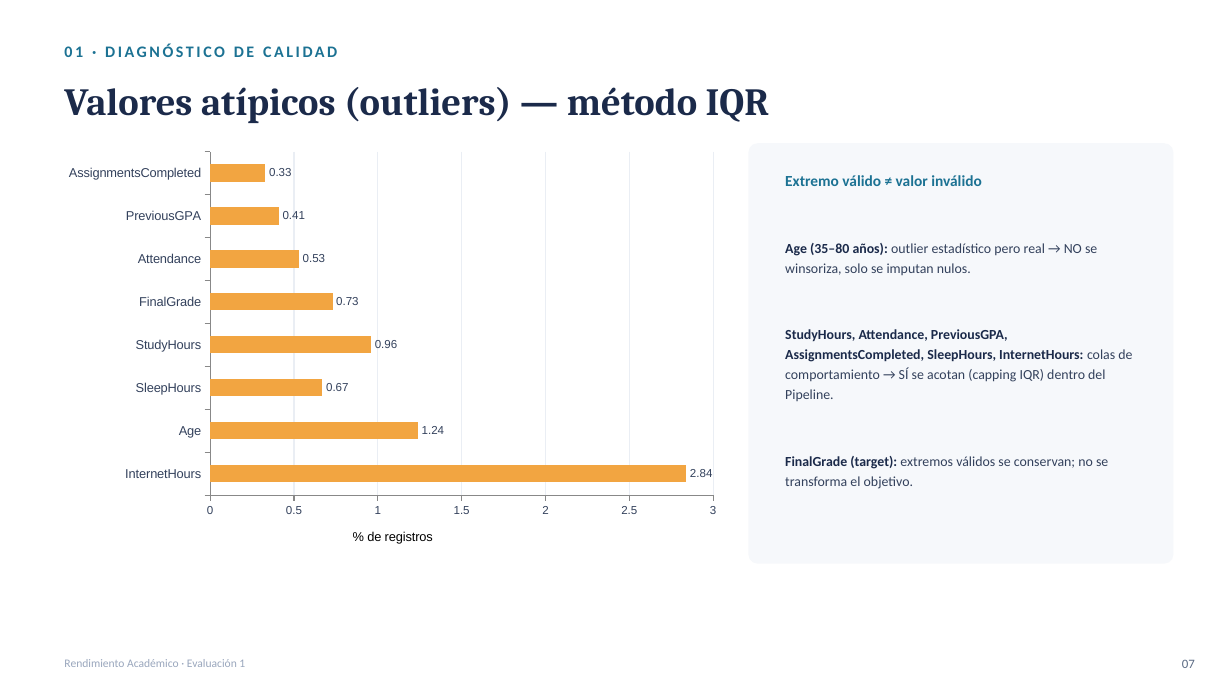
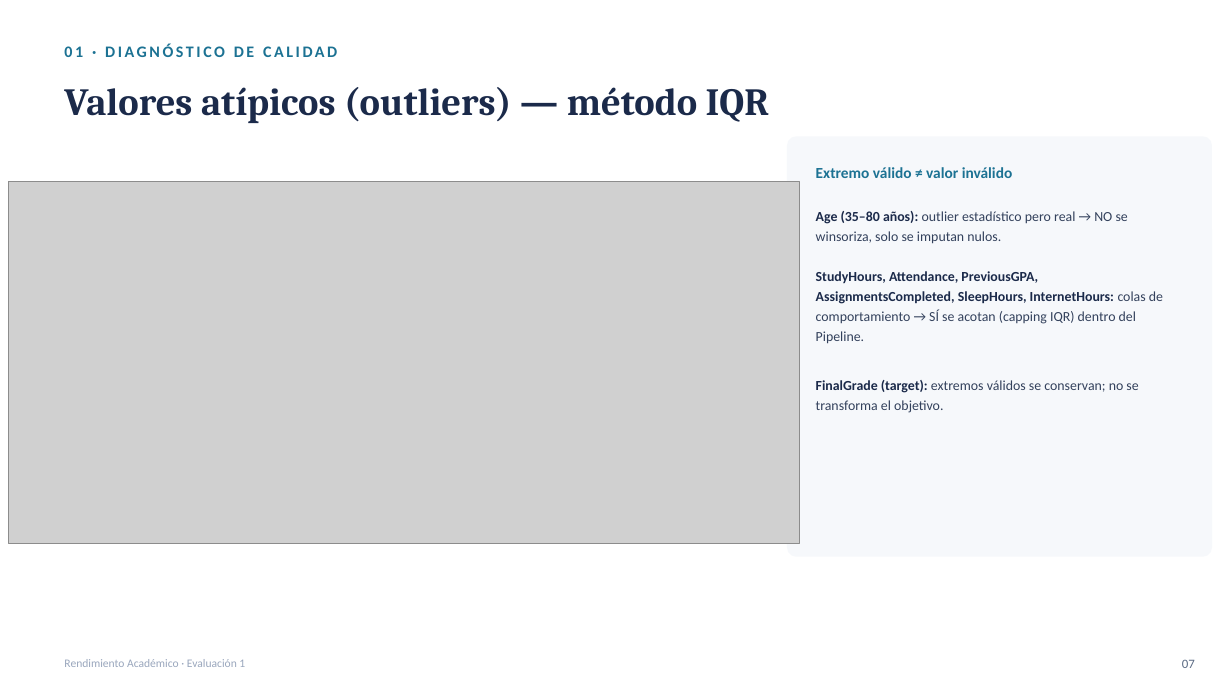
Before and after one commit to sebastianip3/EV-IA, a slide deck: slide 7 of E1 - EDA/Presentacion_E1_IA.pptx. Drawn at 1232x693 pixels with LibreOffice and Linux fonts; fonts in the diff are those of the drawing; grey boxes stand for pictures. Boxes give left, top, right and bottom in pixels: in the first picture for what was removed or moved away, otherwise in the second. Text is boxed around its words. In the diff, an @@ line names an element or a change of style, - is before the commit and + after.

```diff
--- a/E1 - EDA/Presentacion_E1_IA.pptx
+++ b/E1 - EDA/Presentacion_E1_IA.pptx
@@ bar chart removed at [55, 143, 730, 564] @@
-categories: InternetHours, Age, SleepHours, StudyHours, FinalGrade, Attendance, PreviousGPA, AssignmentsCompleted
-Series 1: 2.84, 1.24, 0.67, 0.96, 0.73, 0.53, 0.41, 0.33
@@ rounded rectangle: place and size @@
-rounded rectangle at [749, 143, 1174, 564]
+rounded rectangle at [787, 137, 1213, 557]
@@ text "Extremo válido ≠ valor inválido": place and size @@
-text "Extremo válido ≠ valor inválido" at [785, 175, 981, 186]
+text "Extremo válido ≠ valor inválido" at [816, 167, 1012, 178]
@@ text "Age (35–80 años): outlier estadístico ...": place and size @@
-text "Age (35–80 años): outlier estadístico ..." at [785, 243, 1097, 275]
+text "Age (35–80 años): outlier estadístico ..." at [816, 211, 1128, 244]
@@ picture added at [9, 181, 799, 543] @@
@@ text "StudyHours, Attendance, PreviousGPA, AssignmentsCompleted, S ...": place and size @@
-text "StudyHours, Attendance, PreviousGPA, AssignmentsCompleted, S ..." at [785, 329, 1132, 401]
+text "StudyHours, Attendance, PreviousGPA, AssignmentsCompleted, S ..." at [816, 271, 1163, 344]
@@ text "FinalGrade (target): extremos válidos se ...": place and size @@
-text "FinalGrade (target): extremos válidos se ..." at [785, 456, 1108, 489]
+text "FinalGrade (target): extremos válidos se ..." at [816, 380, 1138, 413]
```
Also in this commit, not shown: 4 other slides changed.
